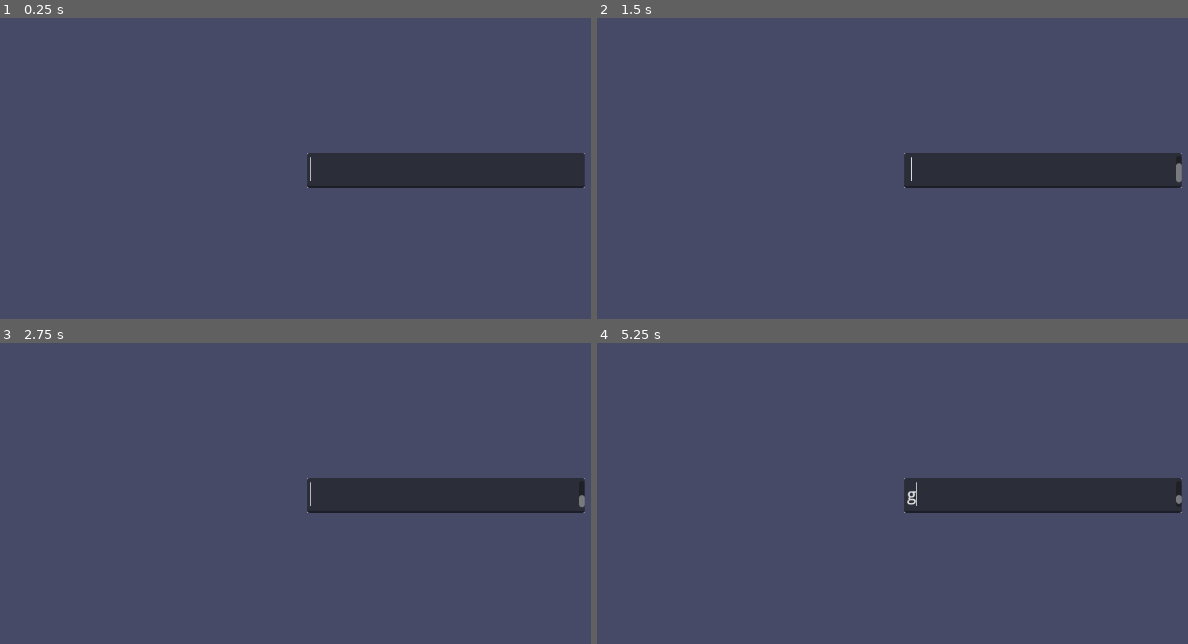
Above: before the commit, frames 1-4 (two rows, left to right).
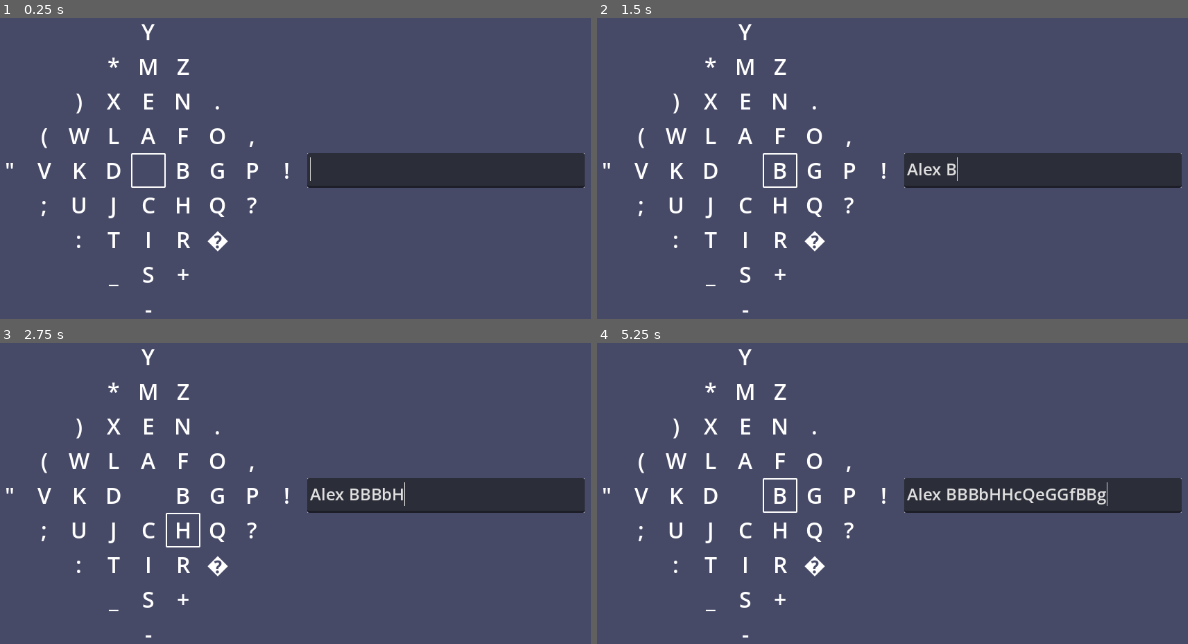
Above: after the commit, the same moments.

Repository: zoeesilcock/tetra_type
Game: Godot game, scene res://main.tscn
Same seed, same stepped clock (60 frames per second), same inputs: the game is played once before the commit and once after it.
Inputs (mouse positions are in pixels of both pictures, inside the frame that each line leads up to):
- Up to frame 1 (0.25 s): no input
- Up to frame 2 (1.5 s): click (1040, 171) at 0.52 s; type "Alex" at 0.6 s; tap Enter (ui_accept) at 1.25 s; move the mouse to (1063, 147) at 1.27 s; hold Right (ui_right) from 1.28 s (still down); tap Space at 1.35 s; click (1063, 147) at 1.42 s
- Up to frame 3 (2.75 s): tap Enter (ui_accept) at 1.52, 2, 2.27 s; move the mouse to (130, 517) at 2.02 s; release Right (ui_right) at 2.03 s; hold Down (ui_down) from 2.03 s (still down); tap B at 2.1 s
- Up to frame 4 (5.25 s): tap Enter (ui_accept) at 2.75, 3.5, 3.77, 4.25, 4.52, 5 s; move the mouse to (963, 397) at 2.77 s; release Down (ui_down) at 2.78 s; hold Right (ui_right) 2.78-3.53 s; tap C at 2.85 s; move the mouse to (845, 583) at 3.52 s; hold Up (ui_up) 3.53-4.28 s; tap E at 3.6 s; click (845, 583) at 3.67 s; move the mouse to (1122, 562) at 4.27 s; hold Left (ui_left) from 4.28 s (still down); tap F at 4.35 s; move the mouse to (644, 427) at 5.02 s; tap G at 5.1 s

The runs differ from the first frame. In frame 1, 2.3% of the frame differs, in the area x 1-49%, y 1-99%; in frame 2, 2.6%; in frame 3, 2.7%; in frame 4, 3.2%, in the area x 1-99%, y 1-99%.
Error before the commit: Parse Error: Expected indented block after function declaration. (res://tetra_board.gd:68)

Commit message:
Add the option to wrap the cursor around when going past the edges

Diff:
--- /dev/null
+++ b/extent.gd
@@ -0,0 +1,5 @@
+class_name Extent
+extends Object
+
+@export var min : int
+@export var max : int
--- a/tetra_board.gd
+++ b/tetra_board.gd
@@ -4,6 +4,7 @@
 @export var key_scene : PackedScene
 @export var cursor_scene : PackedScene
 
+@export var wrap_around_cursor : bool
 @export var reset_cursor_automatically : bool
 @export var reset_cursor_after : int
 
@@ -12,6 +13,8 @@
 var current_position : Vector2i
 var viewport : Viewport
 var last_input_time : int
+var row_extents : Dictionary
+var col_extents : Dictionary
 
 const LAYOUT = preload("res://layouts/english_alphabetical_layout.gd").ENGLISH_ALPHABETICAL_LAYOUT
 const FIRST_LETTER = 65
@@ -30,7 +33,6 @@
 	_create_keys()
 	_create_cursor()
 
-	_set_cursor_position(Vector2(0, 0))
 	_set_cursor_position(Vector2i(0, 0))
 
 func _process(_delta : float) -> void:
@@ -54,7 +56,7 @@
 	if motion != Vector2i.ZERO:
 		viewport.set_input_as_handled()
 		last_input_time = Time.get_ticks_msec()
-		_set_cursor_position(current_position + motion)
+		_move_cursor(motion)
 
 	if event.is_action_pressed("ui_accept"):
 		viewport.set_input_as_handled()
@@ -65,7 +67,20 @@
 	cursor = cursor_scene.instantiate()
 	add_child(cursor)
 
-func _set_cursor_position(cursor_position : Vector2) -> void:
+func _move_cursor(motion : Vector2i) -> void:
+	var next_position : Vector2i = current_position + motion
+
+	if wrap_around_cursor && !keys.has(next_position):
+		if motion.x != 0:
+			var extents : Extent = row_extents[current_position.y]
+			next_position.x = _offset_within_extent(current_position.x, motion.x, extents.min, extents.max)
+
+		if motion.y != 0:
+			var extents : Extent = col_extents[current_position.x]
+			next_position.y = _offset_within_extent(current_position.y, motion.y, extents.min, extents.max)
+
+	_set_cursor_position(next_position)
+
 func _set_cursor_position(cursor_position : Vector2i) -> void:
 	if keys.has(cursor_position):
 		current_position = cursor_position
@@ -95,6 +110,8 @@
 	var direction : int = 0
 	var distance : int = 0
 
+	_reset_extents()
+
 	while key_index < len(LAYOUT):
 		for outer_index : int in range(distance + 1, 0, -1):
 			# Break out of the outermost loop early if we overshoot.
@@ -103,6 +120,7 @@
 
 			# Add the key.
 			_add_key(LAYOUT[key_index], board_position)
+			_add_to_extents(board_position)
 			key_index += 1
 
 			# Calculate next position.
@@ -145,3 +163,27 @@
 	key.label.text = char(keycode)
 	key.keycode = keycode
 	return key
+
+func _reset_extents() -> void:
+	col_extents = {}
+	row_extents = {}
+
+func _add_to_extents(board_position : Vector2i) -> void:
+	if !col_extents.has(board_position.x):
+		col_extents[board_position.x] = Extent.new()
+	if !row_extents.has(board_position.y):
+		row_extents[board_position.y] = Extent.new()
+
+	if board_position.y < col_extents[board_position.x].min:
+		col_extents[board_position.x].min = board_position.y
+	if board_position.y > col_extents[board_position.x].max:
+		col_extents[board_position.x].max = board_position.y
+
+	if board_position.x < row_extents[board_position.y].min:
+		row_extents[board_position.y].min = board_position.x
+	if board_position.x > row_extents[board_position.y].max:
+		row_extents[board_position.y].max = board_position.x
+
+func _offset_within_extent(value : int, offset : int, min : int, max : int) -> int:
+	var range_length : int = max - min + 1
+	return (value - min + (offset % range_length) + range_length) % range_length + min
--- a/tetra_board.tscn
+++ b/tetra_board.tscn
@@ -21,4 +21,5 @@
 script = ExtResource("1_ofd8y")
 key_scene = ExtResource("2_3rdxm")
 cursor_scene = ExtResource("3_2ges7")
+wrap_around_cursor = true
 reset_cursor_after = 400
